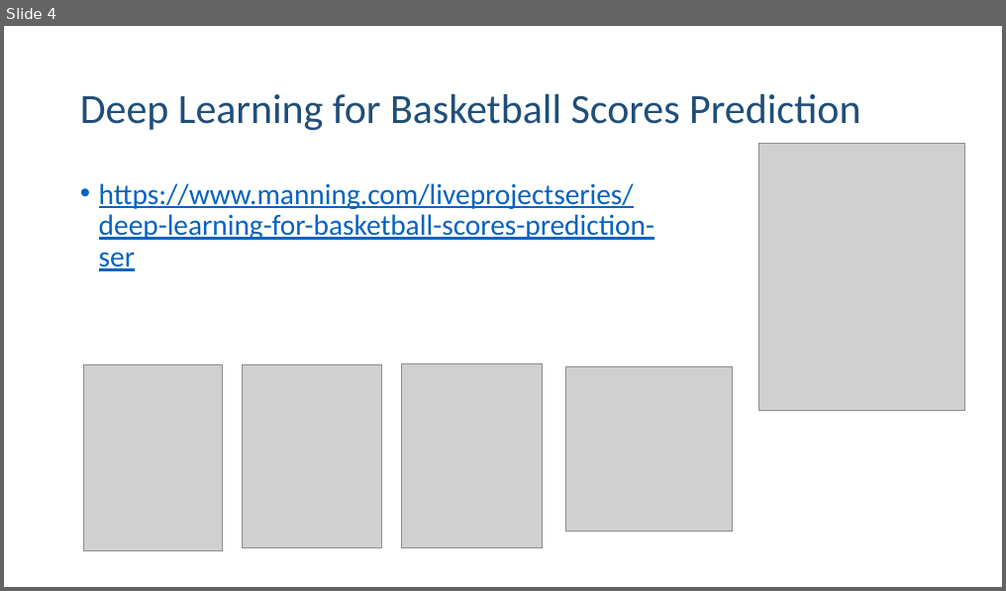
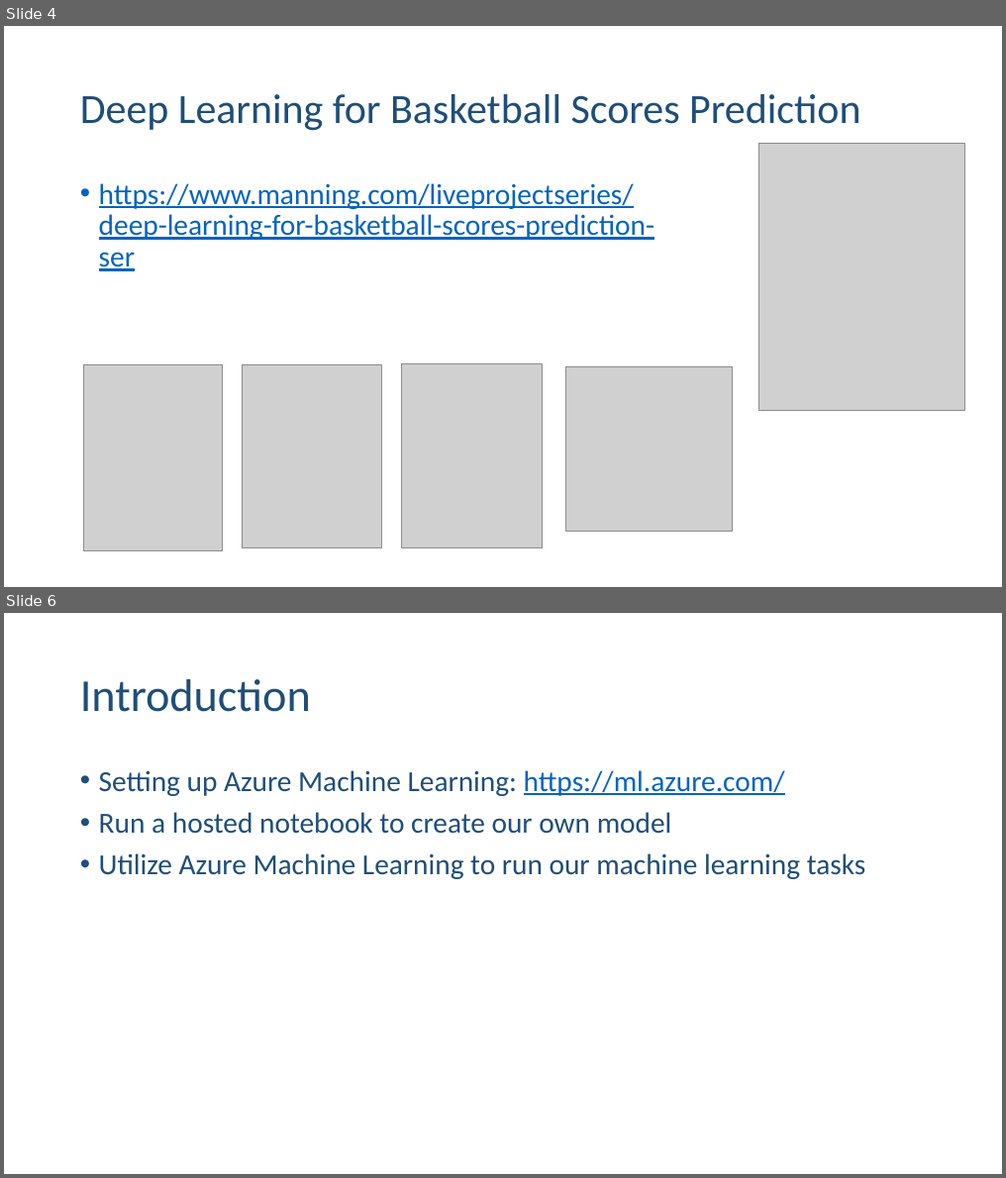
Before and after one commit to ehennis/Blog, a slide deck: AzureML/NebraskaCode.pptx. Shown one above the other, each under a label of ours: slide 4 before the commit, slides 4 and 6 after it; the slides between them are not shown. The pictures are 1006x591 and 1006x1178 pixels, drawn with LibreOffice and Linux fonts; fonts in the diff are those of the drawing; grey boxes stand for pictures. Boxes give left, top, right and bottom in pixels: in the first picture for what was removed or moved away, otherwise in the second. Text is boxed around its words. In the diff, an @@ line names an element or a change of style, - is before the commit and + after.

```diff
--- a/AzureML/NebraskaCode.pptx
+++ b/AzureML/NebraskaCode.pptx
@@ slide 6 added at box(4, 613, 1002, 1174), background #FFFFFF @@
@@ title added at box(80, 679, 311, 712), 44 pt, text #1F4E79 @@
+Introduction
@@ text added at box(99, 770, 866, 879), 28 pt, text #1F4E79 @@
+• Setting up Azure Machine Learning: https://ml.azure.com/
+• Run a hosted notebook to create our own model
+• Utilize Azure Machine Learning to run our machine learning tasks
```
Also in this commit, not shown: 3 slides changed, 15 other slides added.
